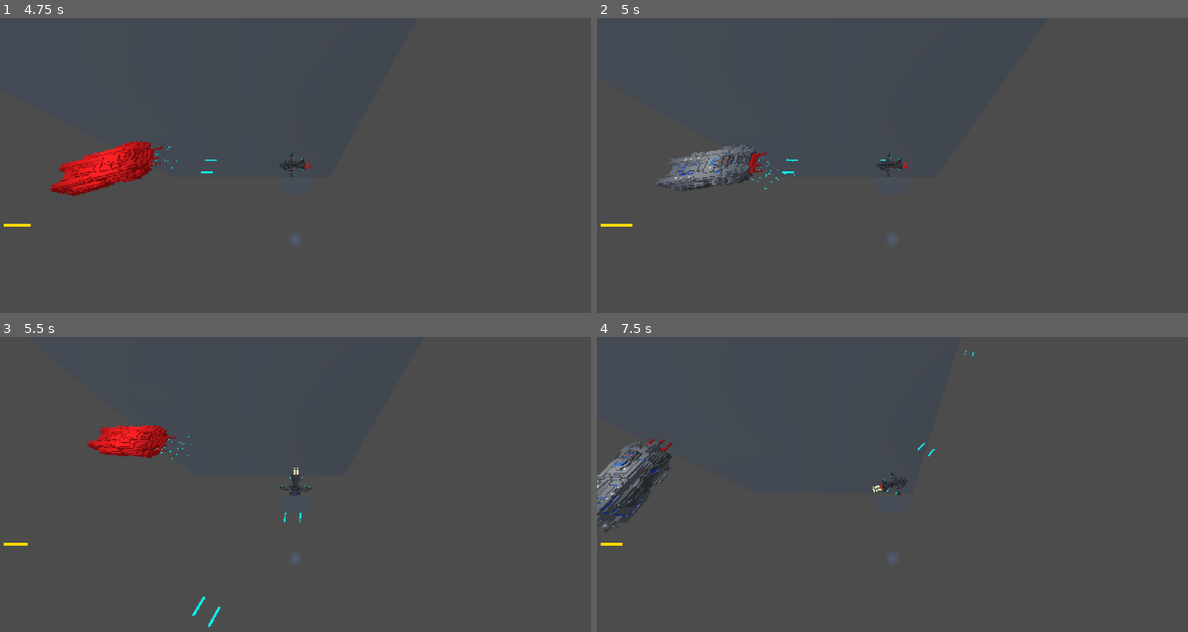
Above: before the commit, frames 1-4 (two rows, left to right).
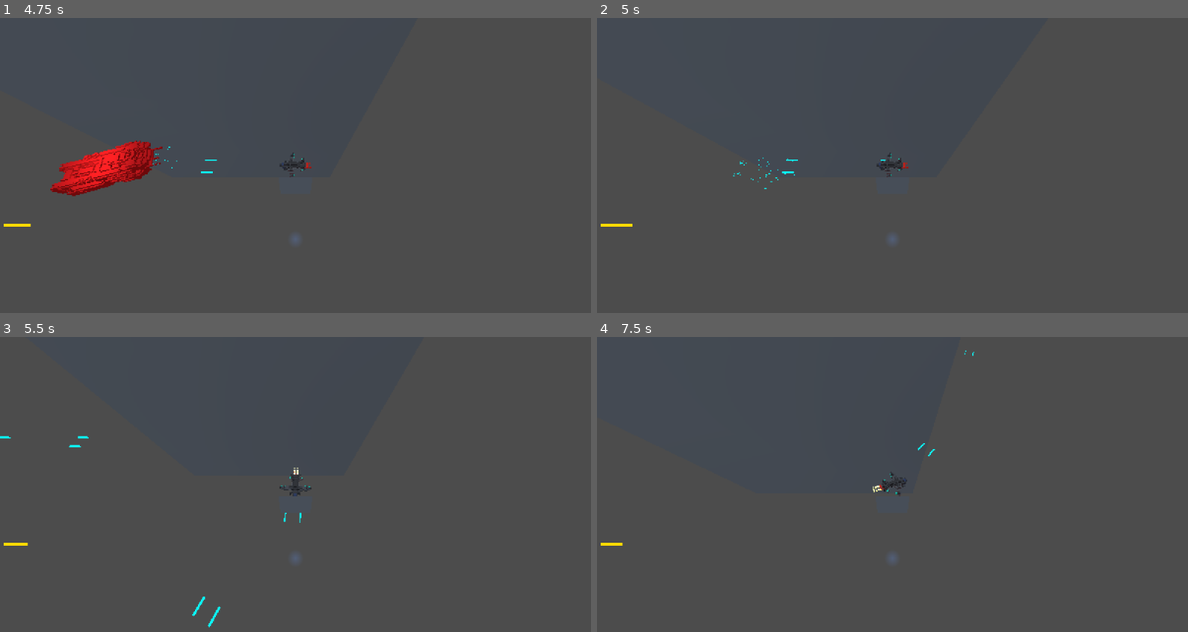
Above: after the commit, the same moments.

Repository: EvergreenSpock/Space-Survivors
Game: Godot game, scene res://Scenes/main_scene.tscn
Two runs of this game, one before a commit and one after it. Both use one fixed random seed, a clock stepped at 60 frames per second and the inputs below. A sky picture missing from this copy of the repository is replaced by a grey-blue gradient.
Inputs (mouse positions are in pixels of both pictures, inside the frame that each line leads up to):
- Up to frame 1 (4.75 s): move the mouse to (425, 150) at 0.52 s; hold Right (move_right) 0.53-1.28 s; hold Shift (boost) 0.53-1.28 s; move the mouse to (177, 180) at 1.27 s; hold S (move_back) 1.28-2.03 s; click (177, 180) at 1.35 s; move the mouse to (354, 100) at 2.02 s; hold Right (move_right) 2.03-2.78 s; hold Shift (boost) 2.03-2.78 s; move the mouse to (265, 224) at 2.77 s; hold W (move_forward) 2.78-3.53 s; click (265, 224) at 2.85 s; move the mouse to (472, 209) at 3.52 s; hold Shift (boost) 3.53-4.28 s; hold Left (move_left) from 3.53 s (still down); move the mouse to (118, 121) at 4.27 s; click (118, 121) at 4.35 s
- Up to frame 2 (5 s): keep holding Left (move_left)
- Up to frame 3 (5.5 s): move the mouse to (325, 484) at 5.02 s; release Left (move_left) at 5.03 s; hold S (move_back) from 5.03 s (still down); hold Shift (boost) from 5.03 s (still down)
- Up to frame 4 (7.5 s): move the mouse to (803, 410) at 5.77 s; release S (move_back) at 5.78 s; release Shift (boost) at 5.78 s; hold Right (move_right) 5.78-6.53 s; click (803, 410) at 5.85 s; move the mouse to (1022, 469) at 6.52 s; hold W (move_forward) 6.53-7.28 s; hold Shift (boost) 6.53-7.28 s; move the mouse to (774, 499) at 7.27 s; hold Right (move_right) from 7.28 s (still down); click (774, 499) at 7.35 s

Frame 1 is identical in both runs. In frame 2, 1.2% of the frame differs, in the area x 9-29%, y 43-59%; in frame 3, 1.3%; in frame 4, 1.3%, in the area x 0-13%, y 34-66%.

Commit message:
Commiting broken code to production
Created XP drop but nothing happens when it drops.

Video worth watching for more info on it:
https://www.youtube.com/watch?v=Aq7aB7iegdc

Diff:
--- a/Scenes/enemy.gd
+++ b/Scenes/enemy.gd
@@ -3,7 +3,6 @@
 @export var desired_distance := 40.0
 @export var distance_tolerance := 3.0
 @export var fire_cooldown := 1.5
-@export var bullet_scene: PackedScene
 @export var speed := 10
 
 @onready var gunBarrel = $"Pew Pew/RayCast3D"
@@ -13,6 +12,8 @@
 var instance
 var bullet_cooldown_is_ready:bool = true
 
+func _ready() -> void:
+	xp_orb_scene = load("res://Scenes/xp_orb.tscn")
 
 func ai_get_direction():
 	var to_player = player.global_position - global_position
--- a/Scenes/player.tscn
+++ b/Scenes/player.tscn
@@ -26,6 +26,21 @@
 material = SubResource("StandardMaterial3D_x6ack")
 size = Vector3(0.15, 0.1, 0.1)
 
+[sub_resource type="Animation" id="Animation_3smsa"]
+length = 0.001
+tracks/0/type = "value"
+tracks/0/imported = false
+tracks/0/enabled = true
+tracks/0/path = NodePath("Pivot/ShipMesh:material_override")
+tracks/0/interp = 1
+tracks/0/loop_wrap = true
+tracks/0/keys = {
+"times": PackedFloat32Array(0),
+"transitions": PackedFloat32Array(1),
+"update": 1,
+"values": [null]
+}
+
 [sub_resource type="StandardMaterial3D" id="StandardMaterial3D_fkybt"]
 albedo_color = Color(1, 0, 0, 1)
 
@@ -44,21 +59,6 @@
 "transitions": PackedFloat32Array(1, 1),
 "update": 1,
 "values": [SubResource("StandardMaterial3D_fkybt"), null]
-}
-
-[sub_resource type="Animation" id="Animation_3smsa"]
-length = 0.001
-tracks/0/type = "value"
-tracks/0/imported = false
-tracks/0/enabled = true
-tracks/0/path = NodePath("Pivot/ShipMesh:material_override")
-tracks/0/interp = 1
-tracks/0/loop_wrap = true
-tracks/0/keys = {
-"times": PackedFloat32Array(0),
-"transitions": PackedFloat32Array(1),
-"update": 1,
-"values": [null]
 }
 
 [sub_resource type="AnimationLibrary" id="AnimationLibrary_8erm5"]
--- /dev/null
+++ b/Scenes/xp_orb.gd
@@ -0,0 +1,27 @@
+extends CharacterBody3D
+
+@export var xp_value: int = 10
+@export var pickup_range: float = 1.0
+@export var move_speed: float = 5.0
+
+var player
+
+signal xp_collected(amount: int)
+
+func _ready():
+	player = $"."
+
+func _physics_process(delta):
+	if not is_instance_valid(player):
+		return
+
+	var distance = global_position.distance_to(player.global_position)
+
+	# Move toward player if close
+	if distance < pickup_range:
+		global_position = global_position.move_toward(player.global_position, move_speed * delta)
+
+	# Auto-collect if super close
+	if distance < 0.5:
+		emit_signal("xp_collected", 5)
+		queue_free()
--- /dev/null
+++ b/Scenes/xp_orb.tscn
@@ -0,0 +1,36 @@
+[gd_scene load_steps=7 format=3 uid="uid://cll7f8v3dpl34"]
+
+[ext_resource type="Script" uid="uid://b0mlfq220h0is" path="res://Scenes/xp_orb.gd" id="1_vmcme"]
+
+[sub_resource type="StandardMaterial3D" id="StandardMaterial3D_qrexd"]
+albedo_color = Color(1, 1, 0.137255, 1)
+
+[sub_resource type="BoxMesh" id="BoxMesh_vmcme"]
+size = Vector3(1.25, 1.25, 1.25)
+
+[sub_resource type="StandardMaterial3D" id="StandardMaterial3D_c7xup"]
+albedo_color = Color(1, 0.756863, 0.137255, 1)
+
+[sub_resource type="BoxMesh" id="BoxMesh_s6bd7"]
+size = Vector3(0.75, 0.75, 0.75)
+
+[sub_resource type="BoxShape3D" id="BoxShape3D_qrexd"]
+size = Vector3(2, 2, 2)
+
+[node name="xp_orb" type="CharacterBody3D"]
+script = ExtResource("1_vmcme")
+
+[node name="InnerBox" type="MeshInstance3D" parent="."]
+transform = Transform3D(1, 0, 0, 0, 1, 0, 0, 0, 1, 0, 1, 0)
+material_override = SubResource("StandardMaterial3D_qrexd")
+transparency = 0.85
+mesh = SubResource("BoxMesh_vmcme")
+
+[node name="OuterBox" type="MeshInstance3D" parent="InnerBox"]
+transform = Transform3D(0.853553, -0.146447, 0.5, 0.5, 0.5, -0.707107, -0.146447, 0.853553, 0.5, 0, 0, 0)
+material_override = SubResource("StandardMaterial3D_c7xup")
+mesh = SubResource("BoxMesh_s6bd7")
+
+[node name="CollisionShape3D" type="CollisionShape3D" parent="."]
+transform = Transform3D(1, 0, 0, 0, 1, 0, 0, 0, 1, 0, 1, 0)
+shape = SubResource("BoxShape3D_qrexd")
--- a/Scripts/player.gd
+++ b/Scripts/player.gd
@@ -6,6 +6,7 @@
 var boosted_speed := 28
 var rotation_speed := 8
 var max_fuel = 100
+var xp: int = 0
 
 # How fast the player moves in meters per second.
 @export var speed = default_speed
@@ -116,9 +117,15 @@
 	move_and_slide()
 
 
+func _on_xp_collected(amount: int) -> void:
+	xp += amount
+	print("XP collected! New total: ", xp)
+
 func _on_bullet_cooldown_timeout() -> void:
 	bullet_cooldown_is_ready = true; # Replace with function body.
 
 
 func _on_fuel_exhaustion_timeout() -> void:
 	fuel_exhausted = false
+#func death() -> void:
+	#pass
--- a/Scripts/ship.gd
+++ b/Scripts/ship.gd
@@ -1,7 +1,8 @@
 extends CharacterBody3D
 
-@export var max_health := 1000
+@export var max_health := 100
 @export var max_shield := 100
+@export var xp_orb_scene: PackedScene
 
 @onready var mesh: Node3D = get_node_or_null("Pivot/ShipMesh") \
 	if get_node_or_null("Pivot/ShipMesh") != null else get_node_or_null("ShipMesh")
@@ -39,7 +40,7 @@
 
 	# Now check death
 	if health == 0:
-		queue_free()
+		death()
 
 func flash_damage():
 	hitflashanim.play("hit")
@@ -54,3 +55,11 @@
 
 func emit_stats() -> void:
 	stats_changed.emit(health, max_health, shield, max_shield)
+
+func death() -> void:
+	if xp_orb_scene:
+
+		var orb = xp_orb_scene.instantiate()
+		get_tree().current_scene.add_child(orb)
+		#orb.global_position = global_position
+		queue_free()
Not shown, added: Scenes/xp_orb.gd.uid
